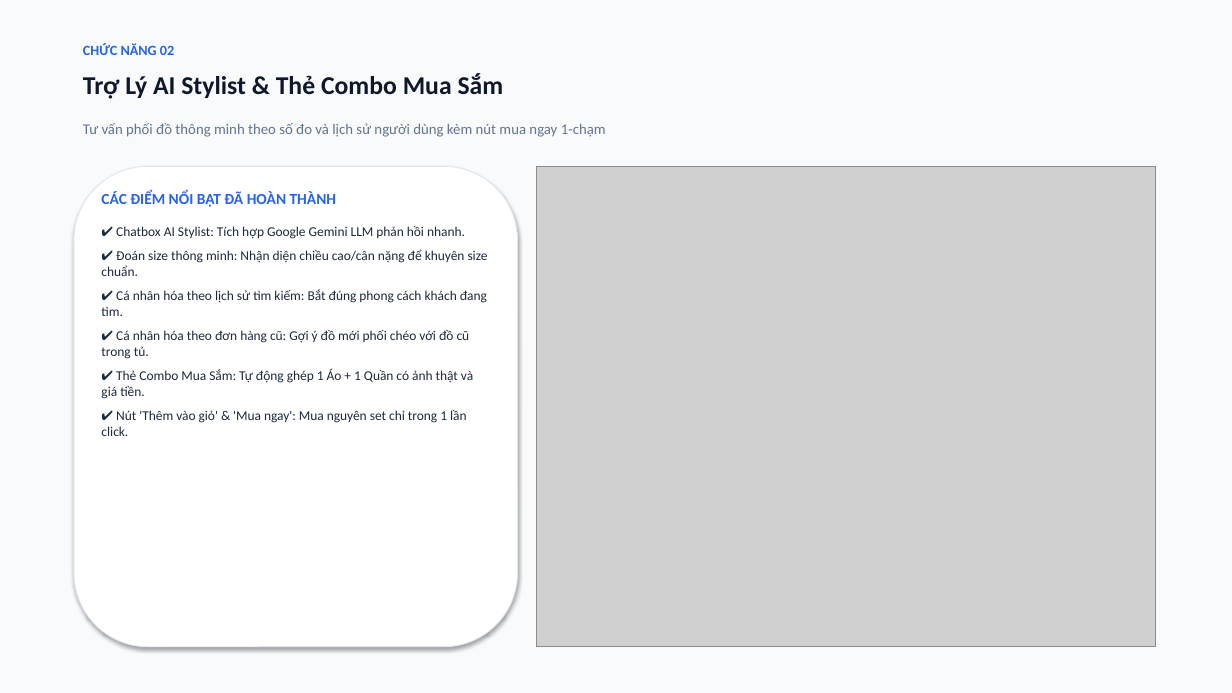
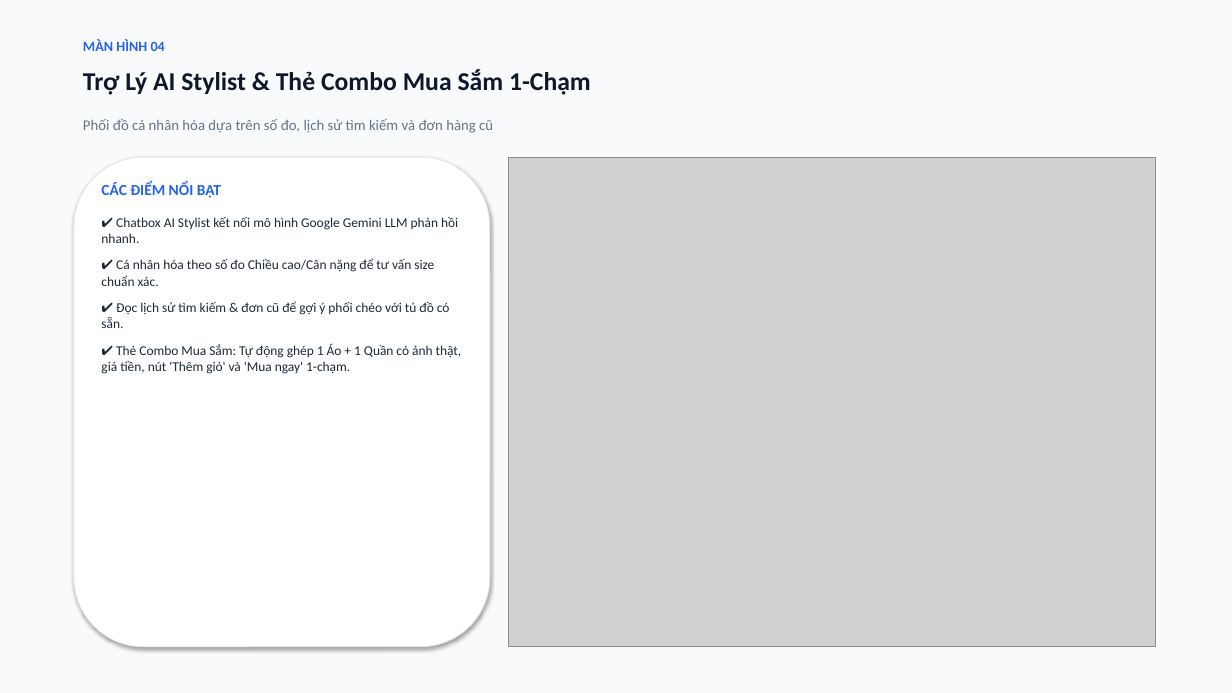
Before and after one commit to baobp14/3d-model-clothing, a slide deck: slide 5 of BaoCao_PhanMem_NB_Fashion.pptx (slide 3 before the commit). Drawn at 1232x693 pixels with LibreOffice and Linux fonts; fonts in the diff are those of the drawing; grey boxes stand for pictures. Boxes give left, top, right and bottom in pixels: in the first picture for what was removed or moved away, otherwise in the second. Text is boxed around its words. In the diff, an @@ line names an element or a change of style, - is before the commit and + after.

Commit message:
docs(pptx): synchronize full-image presentation across all pptx files

```diff
--- a/BaoCao_PhanMem_NB_Fashion.pptx
+++ b/BaoCao_PhanMem_NB_Fashion.pptx
@@ text at <box>83,39,165,51</box>: text changed @@
-CHỨC NĂNG 02
+MÀN HÌNH 04
@@ text at <box>83,69,591,95</box>: text changed @@
-Trợ Lý AI Stylist & Thẻ Combo Mua Sắm
+Trợ Lý AI Stylist & Thẻ Combo Mua Sắm 1-Chạm
@@ text at <box>83,119,493,133</box>: text changed @@
-Tư vấn phối đồ thông minh theo số đo và lịch sử người dùng kèm nút mua ngay 1-chạm
+Phối đồ cá nhân hóa dựa trên số đo, lịch sử tìm kiếm và đơn hàng cũ
@@ rounded rectangle: place and size @@
-rounded rectangle at <box>74,166,518,647</box>
+rounded rectangle at <box>74,157,490,647</box>
@@ picture: place and size @@
-picture at <box>536,166,1155,647</box>
+picture at <box>508,157,1155,647</box>
@@ text at <box>101,182,462,374</box>: text changed @@
-CÁC ĐIỂM NỔI BẬT ĐÃ HOÀN THÀNH
-✔ Chatbox AI Stylist: Tích hợp Google Gemini LLM phản hồi nhanh.
-✔ Đoán size thông minh: Nhận diện chiều cao/cân nặng để khuyên size chuẩn.
-✔ Cá nhân hóa theo lịch sử tìm kiếm: Bắt đúng phong cách khách đang tìm.
-✔ Cá nhân hóa theo đơn hàng cũ: Gợi ý đồ mới phối chéo với đồ cũ trong tủ.
-✔ Thẻ Combo Mua Sắm: Tự động ghép 1 Áo + 1 Quần có ảnh thật và giá tiền.
-✔ Nút 'Thêm vào giỏ' & 'Mua ngay': Mua nguyên set chỉ trong 1 lần click.
+CÁC ĐIỂM NỔI BẬT
+✔ Chatbox AI Stylist kết nối mô hình Google Gemini LLM phản hồi nhanh.
+✔ Cá nhân hóa theo số đo Chiều cao/Cân nặng để tư vấn size chuẩn xác.
+✔ Đọc lịch sử tìm kiếm & đơn cũ để gợi ý phối chéo với tủ đồ có sẵn.
+✔ Thẻ Combo Mua Sắm: Tự động ghép 1 Áo + 1 Quần có ảnh thật, giá tiền, nút 'Thêm giỏ' và 'Mua ngay' 1-chạm.
```
Also in this commit, not shown: 3 other slides changed, 6 slides added, 2 slides removed, 1 other file.
